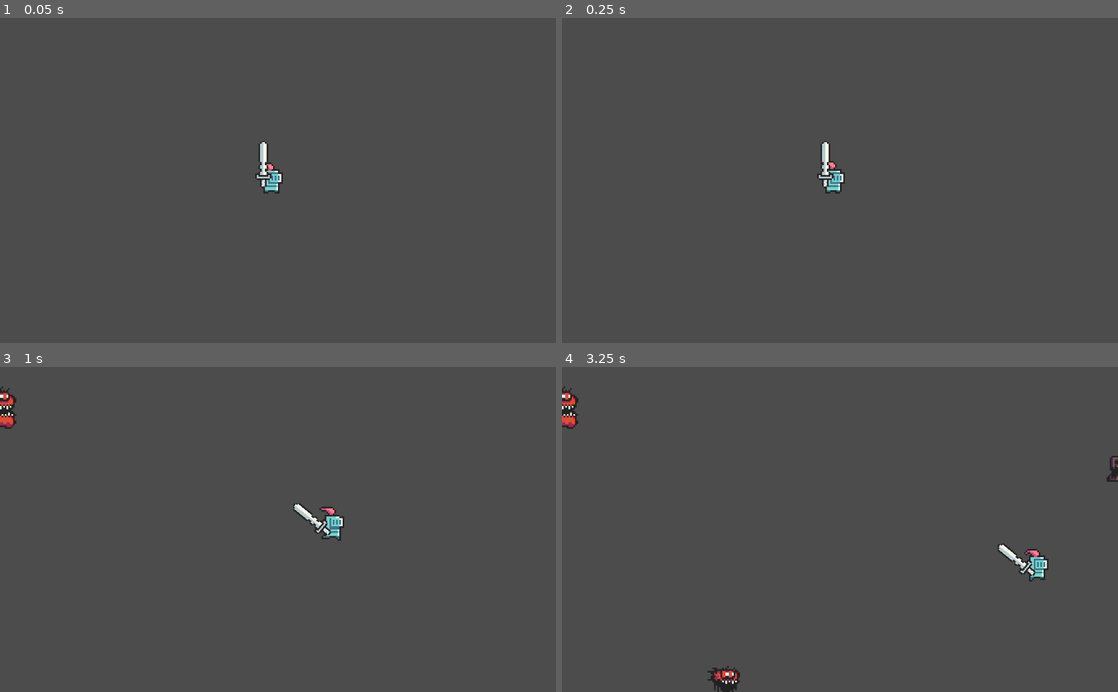
Above: before the commit, frames 1-4 (two rows, left to right).
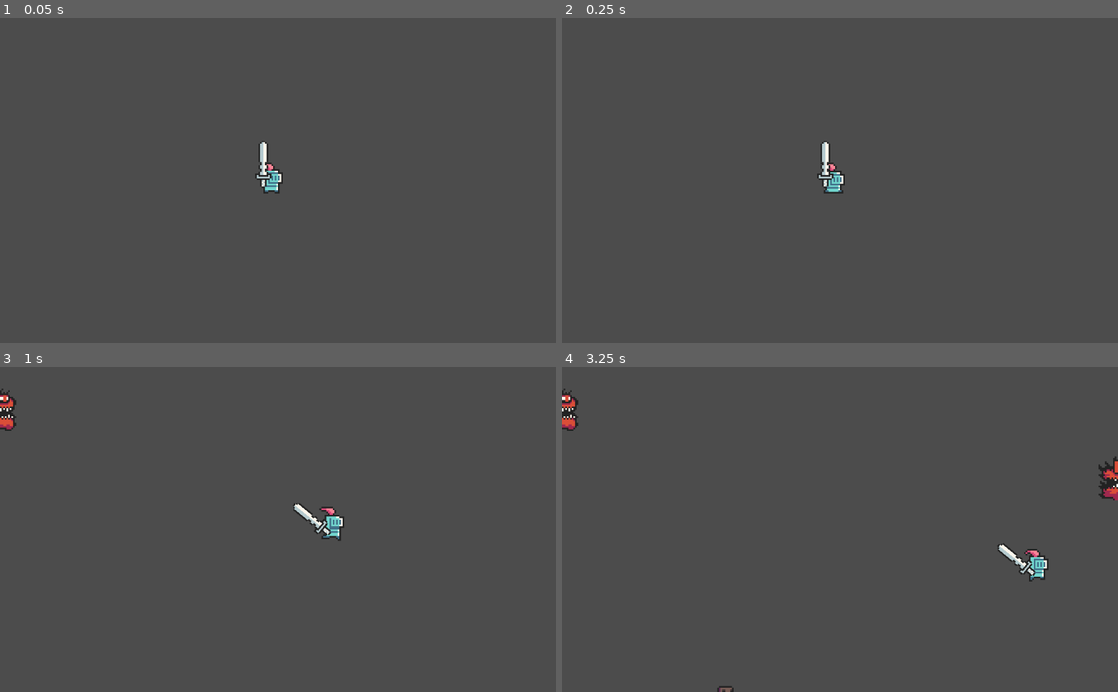
Above: after the commit, the same moments.

Repository: ferrara44/Monster-Survival
Game: Godot game, scene res://Game.tscn
Two runs of this game, one before a commit and one after it. Both use one fixed random seed, a clock stepped at 60 frames per second and the inputs below.
Inputs:
- Up to frame 1 (0.05 s): no input
- Up to frame 2 (0.25 s): no input
- Up to frame 3 (1 s): hold D (right) from 0.53 s (still down)
- Up to frame 4 (3.25 s): release D (right) at 1.28 s; hold S (down) 1.28-2.03 s; hold D (right) 2.03-2.78 s; hold W (up) from 2.78 s (still down)

Frame 1 is identical in both runs. In frame 2, 0.1% of the frame differs, in the area x 47-51%, y 44-55%; in frame 3, 0.2%; in frame 4, 0.8%, in the area x 0-100%, y 5-100%.

Commit message:
First Commit.

Diff:
--- a/Mob.tscn
+++ b/Mob.tscn
@@ -31,9 +31,14 @@
 "name": "skeleton",
 "speed": 5.0
 }, {
-"frames": [ ExtResource( 20 ), ExtResource( 16 ), ExtResource( 17 ) ],
+"frames": [ ExtResource( 3 ), ExtResource( 4 ), ExtResource( 2 ), ExtResource( 5 ) ],
 "loop": false,
-"name": "chomper_death",
+"name": "skeleton_death",
+"speed": 10.0
+}, {
+"frames": [ ExtResource( 13 ), ExtResource( 18 ), ExtResource( 11 ), ExtResource( 19 ) ],
+"loop": true,
+"name": "muddy",
 "speed": 5.0
 }, {
 "frames": [ ExtResource( 15 ), ExtResource( 21 ), ExtResource( 22 ) ],
@@ -41,35 +46,31 @@
 "name": "muddy_death",
 "speed": 5.0
 }, {
+"frames": [ ExtResource( 20 ), ExtResource( 16 ), ExtResource( 17 ) ],
+"loop": false,
+"name": "chomper_death",
+"speed": 5.0
+}, {
 "frames": [ ExtResource( 12 ), ExtResource( 14 ), ExtResource( 9 ), ExtResource( 10 ) ],
 "loop": true,
 "name": "chomper",
 "speed": 9.0
-}, {
-"frames": [ ExtResource( 13 ), ExtResource( 18 ), ExtResource( 11 ), ExtResource( 19 ) ],
-"loop": true,
-"name": "muddy",
-"speed": 5.0
-}, {
-"frames": [ ExtResource( 3 ), ExtResource( 4 ), ExtResource( 2 ), ExtResource( 5 ) ],
-"loop": false,
-"name": "skeleton_death",
-"speed": 10.0
 } ]
 
 [sub_resource type="CircleShape2D" id=2]
 radius = 5.0
 
-[node name="Skeleton" type="Node2D"]
+[node name="Enemy" type="Node2D"]
 
 [node name="KinematicBody2D" type="KinematicBody2D" parent="."]
 scale = Vector2( 3, 3 )
 script = ExtResource( 23 )
 
 [node name="AnimatedSprite" type="AnimatedSprite" parent="KinematicBody2D"]
+position = Vector2( 0, 1.33333 )
 frames = SubResource( 1 )
-animation = "muddy_death"
-frame = 2
+animation = "muddy"
+frame = 3
 playing = true
 
 [node name="CollisionShape2D" type="CollisionShape2D" parent="KinematicBody2D"]
--- a/Player.tscn
+++ b/Player.tscn
@@ -50,7 +50,7 @@
 position = Vector2( 0, -6 )
 frames = SubResource( 1 )
 animation = "idle"
-frame = 4
+frame = 2
 playing = true
 
 [node name="CollisionShape2D" type="CollisionShape2D" parent="KinematicBody2D"]
--- a/Spawner.gd
+++ b/Spawner.gd
@@ -22,10 +22,8 @@
 	print (side)
 	match side:
 		1:
-			var x = screensize.x
-			var y = rand.randf_range(0, screensize.y)
-			enemy.position.x = x
-			enemy.position.y = y
+			enemy.position.x = screensize.x
+			enemy.position.y = rand.randf_range(0, screensize.y)
 			add_child(enemy)
 		2:
 			var x = 0
--- a/mob.gd
+++ b/mob.gd
@@ -1,6 +1,7 @@
 extends KinematicBody2D
 
 var mob_types = ["skeleton", "muddy", "chomper"]
+#var hp, dmg
 
 func _ready():
 	 $AnimatedSprite.animation = mob_types[randi() % mob_types.size()]
--- a/second counter.gd
+++ /dev/null
@@ -1,15 +0,0 @@
-extends Node
-
-var _timer = null
-
-func _ready():
-	_timer = Timer.new()
-	add_child(_timer)
-
-	_timer.connect("timeout", self, "_on_Timer_timeout")
-	_timer.set_wait_time(1.0)
-	_timer.set_one_shot(false) # Make sure it loops
-	_timer.start()
-
-func _on_Timer_timeout():
-	print("Second!")
